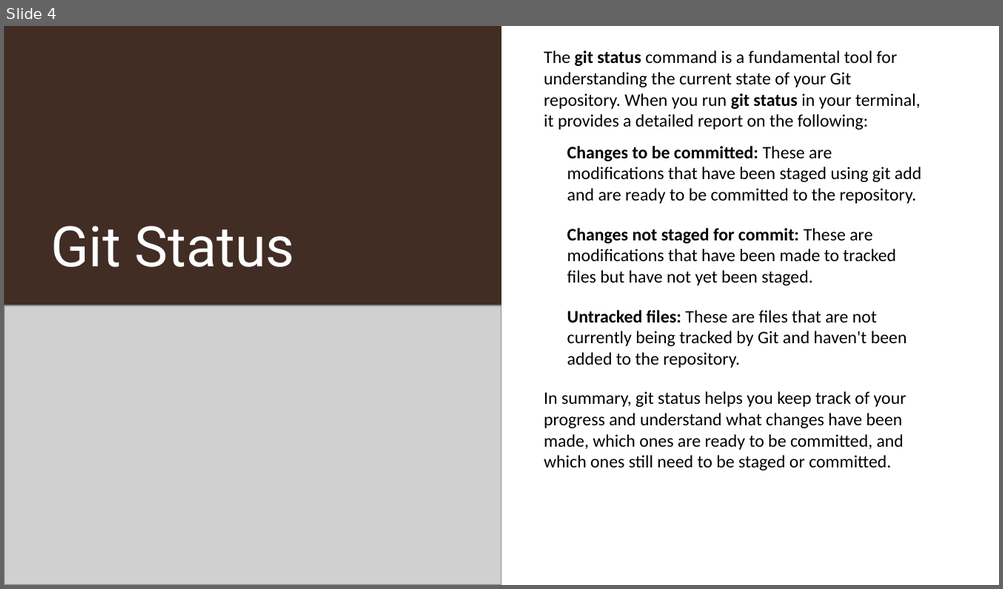
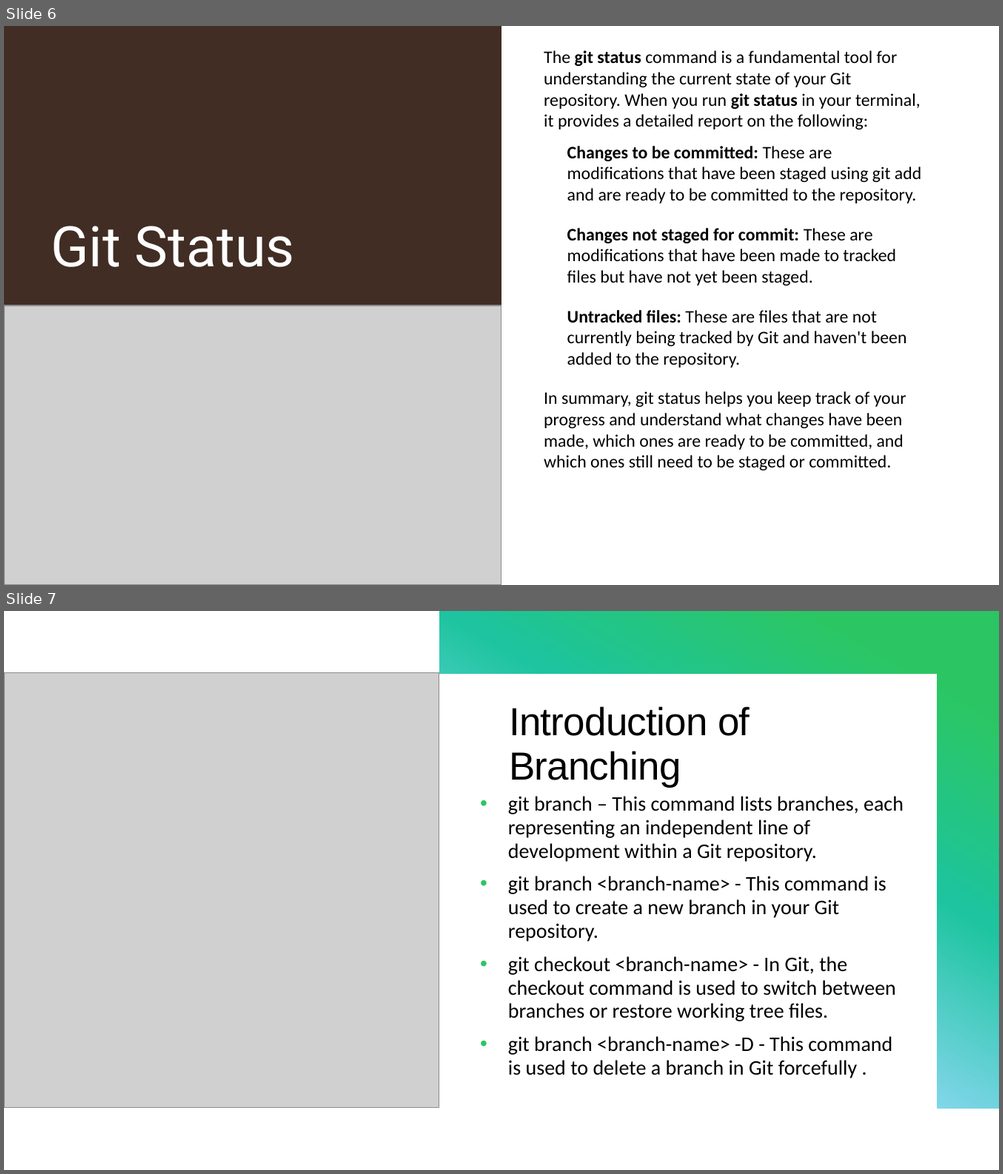
Before and after one commit to progressivepull/Resources, a slide deck: Steps_PodCast/SIT_WITH_GIT/STEPS_PODCAST_-_SIT_WIT_GIT_v1.0.pptx. Shown one above the other, each under a label of ours: slide 4 before the commit, slides 6 and 7 after it. The pictures are 1003x589 and 1003x1174 pixels, drawn with LibreOffice and Linux fonts; fonts in the diff are those of the drawing; grey boxes stand for pictures. Boxes give left, top, right and bottom in pixels: in the first picture for what was removed or moved away, otherwise in the second. Text is boxed around its words. In the diff, an @@ line names an element or a change of style, - is before the commit and + after.

```diff
--- a/Steps_PodCast/SIT_WITH_GIT/STEPS_PODCAST_-_SIT_WIT_GIT_v1.0.pptx
+++ b/Steps_PodCast/SIT_WITH_GIT/STEPS_PODCAST_-_SIT_WIT_GIT_v1.0.pptx
@@ slide 7 added at (4,611,999,1170), background #FFFFFF @@
@@ freeform shape added at (4,611,999,1110), fill gradient #2BC663 to #1DC49F to #83D6EB to #1E62CE to #3F3AE1 @@
@@ freeform shape added at (4,611,999,1110), fill gradient #2BC663 to #1DC49F to #83D6EB to #1E62CE to #3F3AE1 @@
@@ rectangle added at (4,611,999,1170), fill #FFFFFF @@
@@ rectangle added at (4,611,999,1109), fill gradient #2BC663 to #1DC49F to #83D6EB to #1E62CE to #3F3AE1 @@
@@ freeform shape added at (4,611,936,1115), fill #FFFFFF @@
@@ picture added at (4,673,439,1109) @@
@@ title added at (509,706,749,788), 37.8 pt, text #000000 @@
+Introduction of Branching
@@ subtitle added at (508,796,903,1079), 20 pt, text #000000 @@
+• git branch – This command lists branches, each representing an independent line of development within a Git repository.
+• git branch <branch-name> - This command is used to create a new branch in your Git repository.
+• git checkout <branch-name> - In Git, the checkout command is used to switch between branches or restore working tree files.
+• git branch <branch-name> -D - This command is used to delete a branch in Git forcefully .
@@ what was slide 4 is now slide 6 @@
```
Also in this commit, not shown: 2 other slides added, 14 other files.
